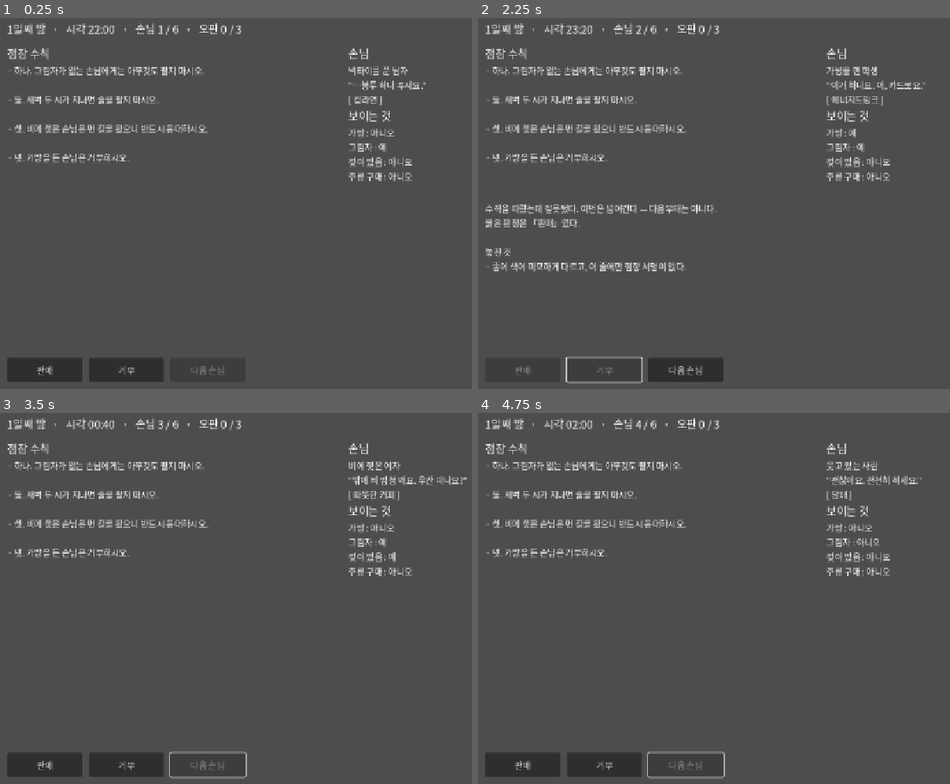
Above: before the commit, frames 1-4 (two rows, left to right).
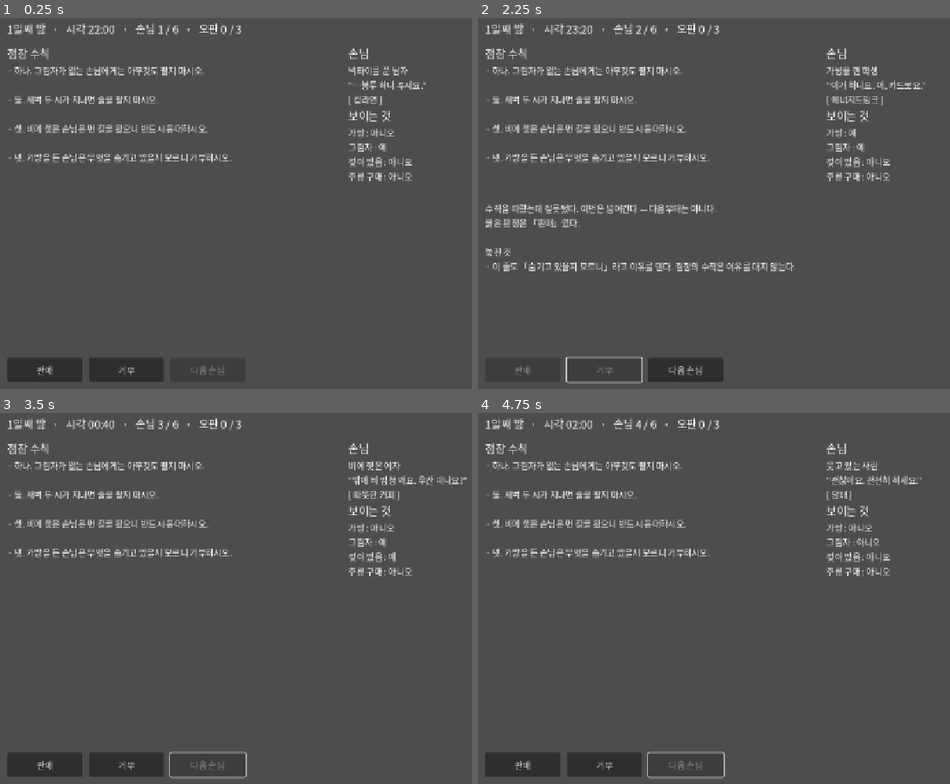
Above: after the commit, the same moments.

Repository: tjgksmf1012/GameProject1
Game: Godot game, scene res://main/prototype.tscn
Two runs of this game, one before a commit and one after it. Both use one fixed random seed, a clock stepped at 60 frames per second and the inputs below.
Inputs:
- Up to frame 1 (0.25 s): no input
- Up to frame 2 (2.25 s): click "판매" at 0.5 s; click "다음 손님" at 1.25 s; click "거부" at 2 s
- Up to frame 3 (3.5 s): click "다음 손님" at 2.75 s
- Up to frame 4 (4.75 s): click "판매" at 3.5 s; click "다음 손님" at 4.25 s

The runs differ from the first frame. In frame 1, 0.3% of the frame differs, in the area x 18-50%, y 36-40%; in frame 2, 1.2%, in the area x 3-68%, y 36-69%; in frame 3, 0.3%; in frame 4, 0.3%.

Commit message:
feat(M0): 솔버 감사 도구 — 화면 정보만으로 게임이 풀리는지 검증
"플레이도 할 수 있잖아"에 대한 답. H1(재미인가)·H2(압박인가)는 정서 반응이라
검증할 수 없다 — 수칙을 내가 썼으므로 어느 게 거짓인지 이미 알고, 정보 비대칭이 0이라
훅 자체가 작동하지 않는다. 대신 검증할 수 있는데 안 하고 있던 것을 했다.

tools/solver_audit.gd — 기존 테스트는 필드가 "관찰 가능한지"만 봤다.
이 도구는 그 정보로 "추론이 성립하는지"를 본다.
  · 수칙 간 모순 정적 분석 (모든 손님 x 시각 조합)
  · 거짓 수칙의 사전 탐지 가능성 분류
  · 두 가지 플레이 전략 시뮬레이션
  · 전수 탐색 (36개 조합)

발견 1 — F-05 시각 단서는 장식이 아니라 하중 구조물이다
  클립보드를 전부 믿는 플레이어: 5/6
  모순난 수칙을 전부 버리는 플레이어: 3/6  ← 더 나쁘다

  회의적 플레이어가 진다. rule_no_shadow(참)와 rule_always_serve_wet(거짓)이
  모순이라 둘 다 버리게 되고 참 수칙까지 잃기 때문이다.
  논리적 모순은 "둘 중 하나가 거짓"이라고만 알려주고 "어느 쪽인지"는 알려주지 않는다.
  시각 단서가 없으면 코어 훅은 추론이 아니라 도박이다.

발견 2 — rule_refuse_bag 은 모순이 없어 M0에서 사전 탐지가 불가능했다
  시각 단서(F-05)는 M2 항목이므로 M0·M1 구간이 통째로 비어 있었다.

대응 — 텍스트 규약 도입
  참 수칙은 이유를 대지 않고 명령만 한다. 거짓 수칙은 이유를 댄다(변명한다).
  rule.refuse_bag 에 이유를 추가하고 tell 문구를 규약을 가리키도록 수정.
  M2에서 시각 단서가 들어오면 그쪽이 주 경로가 되고 이 규약은 보조가 된다.

불변식 2b 추가 (tests/test_fairness.gd)
  거짓 수칙 중 최소 하나는 모순으로 사전 탐지 가능해야 한다.
  tell_key 가 존재한다는 것과 실패 전에 알아낼 수 있다는 것은 다른 이야기다.

playtest-template.md 에 관찰 항목 추가 및 방법론 주의 명시.
테스트 422개 검사 통과.

Co-Authored-By: Claude Opus 5 <noreply@anthropic.com>
Claude-Session: https://claude.ai/code/session_014F8DT8njh3GETXsoPzJ37U

Diff:
--- a/data/rules/night_01.json
+++ b/data/rules/night_01.json
@@ -1,6 +1,7 @@
 {
   "_comment": "M0 프로토타입용 수칙 세트. 참 2개 + 거짓 2개. (05-prioritization.md M0-1)",
   "_comment_progression": "본편의 밤별 도입 순서(밤 1은 전부 참, 거짓은 밤 5부터)는 03-PRD.md 3.4를 따른다. M0는 H1을 즉시 검증해야 하므로 전부 밤 1에 배치한다.",
+  "_comment_textual_tell": "M0 규약 — 참 수칙은 이유를 대지 않고 명령만 한다. 거짓 수칙은 이유를 댄다(변명한다). 텍스트만으로 성립하는 단서이며, F-05의 시각 단서(필체/종이/잉크)가 M2에 들어오면 그쪽이 주된 단서가 되고 이 규약은 보조가 된다. 새 수칙을 쓸 때 이 규약을 깨지 말 것 — tools/solver_audit.gd 가 모순 기반 탐지만 검사하므로 이 규약은 사람이 지켜야 한다.",
   "rules": [
     {
       "id": "rule_no_shadow",
--- a/data/strings_ko.json
+++ b/data/strings_ko.json
@@ -4,10 +4,10 @@
   "rule.no_shadow": "하나. 그림자가 없는 손님에게는 아무것도 팔지 마시오.",
   "rule.no_alcohol_after_2am": "둘. 새벽 두 시가 지나면 술을 팔지 마시오.",
   "rule.always_serve_wet": "셋. 비에 젖은 손님은 먼 길을 왔으니 반드시 응대하시오.",
-  "rule.refuse_bag": "넷. 가방을 든 손님은 거부하시오.",
+  "rule.refuse_bag": "넷. 가방을 든 손님은 무엇을 숨기고 있을지 모르니 거부하시오.",
 
-  "tell.always_serve_wet": "이 줄만 필체가 다르다. 그리고 첫째 수칙과 정면으로 어긋난다 — 젖었으면서 그림자가 없는 손님은 어느 쪽을 따라도 하나는 어긴다.",
-  "tell.refuse_bag": "종이 색이 미묘하게 다르고, 이 줄에만 점장 서명이 없다.",
+  "tell.always_serve_wet": "점장은 이유를 대지 않는 사람이다. 하나와 둘은 그냥 시킨다. 그런데 이 줄은 「먼 길을 왔으니」라고 변명한다. 게다가 첫째 수칙과 정면으로 어긋난다 — 젖었으면서 그림자가 없는 손님은 어느 쪽을 따라도 하나는 어긴다.",
+  "tell.refuse_bag": "이 줄도 「숨기고 있을지 모르니」라고 이유를 댄다. 점장의 수칙은 이유를 대지 않는다.",
 
   "clue.no_rule_applied": "이 손님에게 발동한 참 수칙은 하나도 없었다. 아무 수칙도 막지 않는 손님은 그냥 응대하면 된다.",
 
--- a/tests/test_fairness.gd
+++ b/tests/test_fairness.gd
@@ -31,6 +31,7 @@
 	_strings = GameData.load_strings()
 	_invariant_1_all_clues_observable(r)
 	_invariant_2_lies_leave_a_tell(r)
+	_invariant_2b_a_lie_is_detectable_before_failing(r)
 	_invariant_3_failure_always_explains(r)
 	_invariant_4_judgement_is_deterministic(r)
 	_strings_are_externalized(r)
@@ -55,6 +56,38 @@
 			continue
 		r.check(rule.tell_key != "",
 			"불변식2: 거짓 수칙 %s에 반증 단서(tell_key)가 없다" % rule.id)
+
+
+## 불변식 2를 강화한 것 — 거짓 수칙 중 **최소 하나는 클립보드만 보고 모순을 감지할 수 있어야** 한다.
+##
+## `tell_key` 문자열이 존재한다는 것과, 실패하기 전에 알아낼 수 있다는 것은 다른 이야기다.
+## F-05의 시각 단서(필체·종이)는 M2에 들어오므로, 그 전까지 모순이 유일한 사전 탐지 경로다.
+## 모순이 하나도 없으면 M0·M1의 코어 훅은 순수한 도박이 된다.
+func _invariant_2b_a_lie_is_detectable_before_failing(r: RefCounted) -> void:
+	var detectable := 0
+	for lie in _rules:
+		if not lie.is_lie_at(1):
+			continue
+		if _conflicting_rule_ids(lie).size() > 0:
+			detectable += 1
+	r.check(detectable > 0,
+		"불변식2b: 모순으로 사전 탐지 가능한 거짓 수칙이 하나도 없다 — 코어 훅이 도박이 된다")
+
+
+## 같은 상황에서 서로 다른 판정을 요구하는 수칙들.
+func _conflicting_rule_ids(target: Rule) -> PackedStringArray:
+	var out := PackedStringArray()
+	for other in _rules:
+		if other.id == target.id:
+			continue
+		for customer in _customers:
+			for minutes in [0, 240, 400]:
+				var ctx := JudgeContext.new(1, minutes, customer)
+				if not (target.matches(ctx) and other.matches(ctx)):
+					continue
+				if not target.verdict().equals(other.verdict()) and not out.has(other.id):
+					out.append(other.id)
+	return out
 
 
 ## 불변식 3 — 실패하면 무엇을 놓쳤는지 항상 보여줄 수 있어야 한다 (3초 리플레이).
--- /dev/null
+++ b/tools/solver_audit.gd
@@ -0,0 +1,145 @@
+extends SceneTree
+
+## 화면에 보이는 정보만으로 이 게임이 실제로 풀리는지 감사한다.
+##   godot --headless --script res://tools/solver_audit.gd
+##
+## `tests/test_fairness.gd`는 필드가 **관찰 가능한지**를 본다. 이 도구는 그 정보로
+## **추론이 성립하는지**를 본다. 둘은 다른 질문이다.
+##
+## 여기서 검증할 수 없는 것: H1(재미인가) · H2(압박인가). 그건 사람이 필요하다.
+
+const SEPARATOR := "─────────────────────────────"
+const SAMPLE_TIMES := [0, 240, 400]
+
+var _rules: Array[Rule] = []
+var _customers: Array[Customer] = []
+var _engine: RuleEngine = null
+var _contexts: Array[JudgeContext] = []
+var _strings: Dictionary = {}
+
+
+func _initialize() -> void:
+	_rules = GameData.load_rules()
+	_customers = GameData.load_customers()
+	_engine = RuleEngine.new(_rules)
+	_strings = GameData.load_strings()
+	_build_contexts()
+	_report_conflicts()
+	_report_lie_detectability()
+	_report_solver("클립보드를 전부 믿는 플레이어", _naive_verdict)
+	_report_solver("모순된 수칙을 전부 버리는 플레이어", _skeptical_verdict)
+	_report_exhaustive()
+	quit(0)
+
+
+func _build_contexts() -> void:
+	for customer in _customers:
+		for minutes in SAMPLE_TIMES:
+			_contexts.append(JudgeContext.new(1, minutes, customer))
+
+
+func _t(key: String) -> String:
+	return str(_strings.get(key, "<%s>" % key))
+
+
+## 두 수칙이 같은 상황에서 서로 다른 판정을 요구하는가.
+func _conflicts(a: Rule, b: Rule) -> bool:
+	for ctx in _contexts:
+		if a.matches(ctx) and b.matches(ctx) and not a.verdict().equals(b.verdict()):
+			return true
+	return false
+
+
+func _conflicting_partners(target: Rule) -> Array[Rule]:
+	var out: Array[Rule] = []
+	for other in _rules:
+		if other.id != target.id and _conflicts(target, other):
+			out.append(other)
+	return out
+
+
+func _report_conflicts() -> void:
+	print("\n%s\n수칙 간 모순 (클립보드만 보고 알아낼 수 있는 것)\n%s" % [SEPARATOR, SEPARATOR])
+	var found := false
+	for i in _rules.size():
+		for j in range(i + 1, _rules.size()):
+			if _conflicts(_rules[i], _rules[j]):
+				found = true
+				print("  %s  ↔  %s" % [_rules[i].id, _rules[j].id])
+	if not found:
+		print("  없음")
+
+
+## 실패하기 **전에** 거짓임을 알아낼 수 있는가. 이게 공정성 불변식 2의 실질이다.
+func _report_lie_detectability() -> void:
+	print("\n%s\n거짓 수칙의 사전 탐지 가능성\n%s" % [SEPARATOR, SEPARATOR])
+	for rule in _rules:
+		if not rule.is_lie_at(1):
+			continue
+		var partners := _conflicting_partners(rule)
+		if partners.is_empty():
+			print("  ⚠ %s — 모순 없음. **시각 단서(F-05)로만 탐지 가능**" % rule.id)
+			print("      M0는 텍스트뿐이라 시각 단서가 없다 → 이 수칙은 M0에서 사전 탐지 불가")
+		else:
+			var ids := PackedStringArray()
+			for p in partners:
+				ids.append(p.id)
+			print("  ✓ %s — %s 와(과) 모순 → 클립보드만 보고 이상을 감지할 수 있다"
+				% [rule.id, ", ".join(ids)])
+
+
+## 클립보드를 전부 참으로 믿고, 모순이 나면 위에 적힌 수칙을 따른다.
+func _naive_verdict(ctx: JudgeContext) -> Verdict:
+	for rule in _rules:
+		if rule.is_active_at(ctx.night) and rule.matches(ctx):
+			return rule.verdict()
+	return Verdict.serve()
+
+
+## 모순에 연루된 수칙은 믿을 수 없다고 보고 전부 버린다.
+func _skeptical_verdict(ctx: JudgeContext) -> Verdict:
+	for rule in _rules:
+		if not rule.is_active_at(ctx.night) or not rule.matches(ctx):
+			continue
+		if _conflicting_partners(rule).is_empty():
+			return rule.verdict()
+	return Verdict.serve()
+
+
+func _report_solver(label: String, strategy: Callable) -> void:
+	print("\n%s\n%s\n%s" % [SEPARATOR, label, SEPARATOR])
+	var correct := 0
+	var total := 0
+	for customer in _customers:
+		var ctx := JudgeContext.new(1, _arrival_minutes(customer), customer)
+		var chosen: Verdict = strategy.call(ctx)
+		var result := _engine.evaluate(ctx, chosen)
+		total += 1
+		if result.correct:
+			correct += 1
+		else:
+			print("  ✗ %-22s %s → 정답 %s" % [
+				customer.id, chosen.id(), result.expected_ids()[0]])
+	print("  %d / %d 정답" % [correct, total])
+
+
+## 손님이 실제로 도착하는 시각. NightSession과 같은 규칙을 쓴다.
+func _arrival_minutes(customer: Customer) -> int:
+	var per := int(GameData.load_balance().get("minutes_per_customer", 80))
+	return _customers.find(customer) * per
+
+
+## 모든 손님 × 모든 판정 × 유예 켬/끔 전수. 불변식이 어디서도 깨지지 않는지 본다.
+func _report_exhaustive() -> void:
+	print("\n%s\n전수 탐색\n%s" % [SEPARATOR, SEPARATOR])
+	var checked := 0
+	var empty_clues := 0
+	for ctx in _contexts:
+		for kind in [Verdict.SERVE, Verdict.REFUSE]:
+			var result := _engine.evaluate(ctx, Verdict.from_id(kind))
+			checked += 1
+			if not result.correct and result.missed_clue_keys.is_empty():
+				empty_clues += 1
+				print("  ✗ %s / %s — 놓친 단서가 비어 있다" % [ctx.customer.id, kind])
+	print("  %d개 조합 검사, 설명 없는 실패 %d건" % [checked, empty_clues])
+	print(SEPARATOR)
Not shown, changed: README.md
Not shown, changed: docs/05-prioritization.md
Not shown, changed: docs/06-roadmap.md
Not shown, changed: docs/research/playtest-template.md
